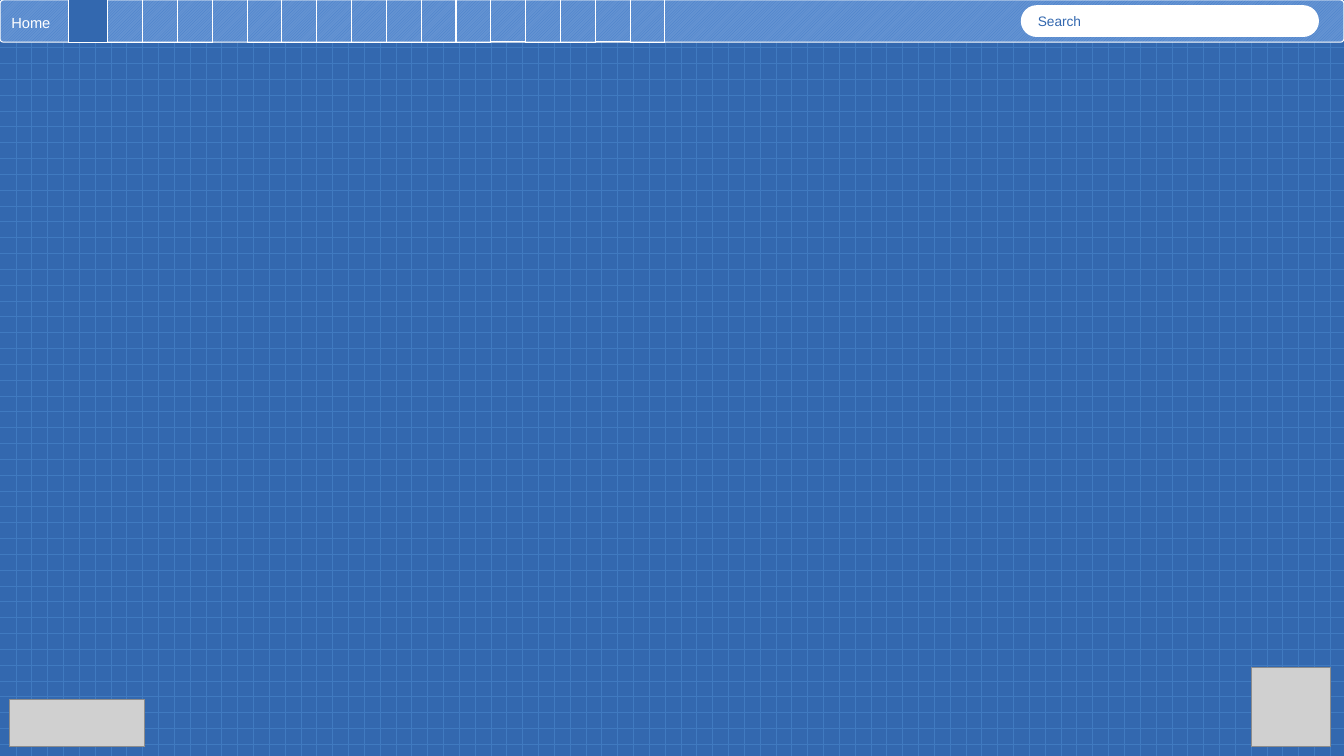
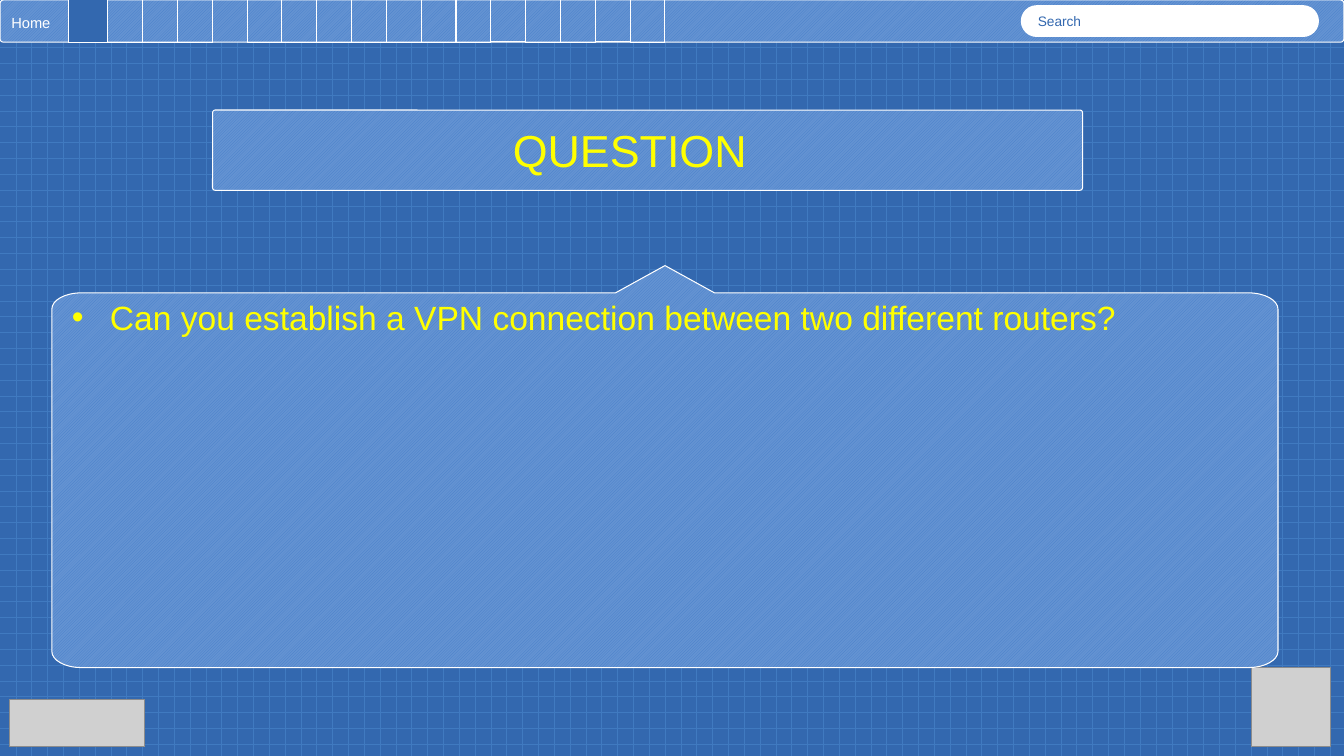
Before and after one commit to austinsonger/DataCommunicationsandNetworking-RobertMorrisUniversity, a slide deck: slide 27 of Virtual Private Networks.pptx (slide 24 before the commit). Drawn at 1344x756 pixels with LibreOffice and Linux fonts; fonts in the diff are those of the drawing; grey boxes stand for pictures. Boxes give left, top, right and bottom in pixels: in the first picture for what was removed or moved away, otherwise in the second. Text is boxed around its words. In the diff, an @@ line names an element or a change of style, - is before the commit and + after.

```diff
--- a/Virtual Private Networks.pptx
+++ b/Virtual Private Networks.pptx
@@ rounded rectangle added at bbox=[213, 110, 1083, 191], fill pattern #437CC9 on #6493D2, outline #FFFFFF 0.75 pt, 32 pt, text #FFFF00 @@
+QUESTION
@@ freeform shape added at bbox=[51, 266, 1277, 668], fill pattern #437CC9 on #6493D2, outline #FFFFFF 0.75 pt, 24 pt, text #FFFF00 @@
+• Can you establish a VPN connection between two different routers?
```
Also in this commit, not shown: 18 other slides changed, 7 slides added, 19 slides removed, 3 other files.
